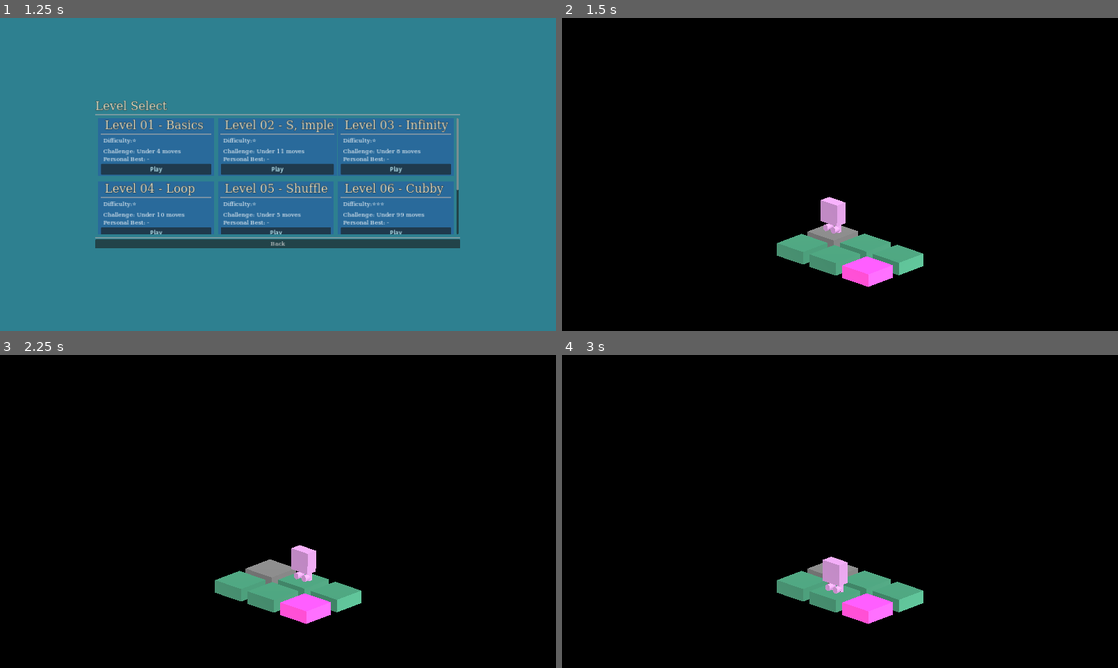
Above: before the commit, frames 1-4 (two rows, left to right).
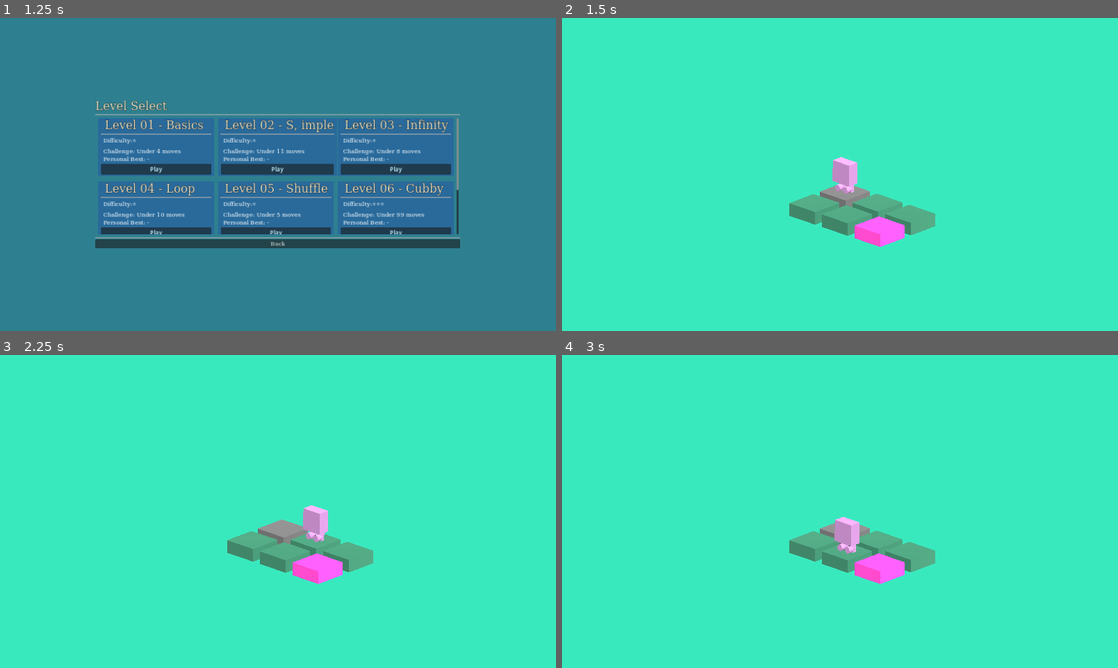
Above: after the commit, the same moments.

Repository: JakeDaSpud/triso
Game: Godot game, scene res://Scenes/Menus/Start_Menu.tscn
Two runs of this game, one before a commit and one after it. Both use one fixed random seed, a clock stepped at 60 frames per second and the inputs below.
Inputs:
- Up to frame 1 (1.25 s): click "Level Select" at 0.5 s
- Up to frame 2 (1.5 s): click "Play" at 1.25 s
- Up to frame 3 (2.25 s): tap Enter (ui_accept) at 2 s; hold D (Right) from 2.03 s (still down)
- Up to frame 4 (3 s): tap Enter (ui_accept) at 2.27, 2.75 s; release D (Right) at 2.78 s; hold S (Down) from 2.78 s (still down)

Frame 1 is identical in both runs. In frame 2, 100% of the frame differs, in the area x 0-100%, y 0-100%; in frame 3, 100%; in frame 4, 100%.

Commit message:
:bug: fixed random colours bug
:sparkles: added camera centering on level load

Diff:
--- a/Scenes/Levels/Dynamic_Level.tscn
+++ b/Scenes/Levels/Dynamic_Level.tscn
@@ -22,6 +22,7 @@
 
 [node name="Camera3D" type="Camera3D" parent="."]
 transform = Transform3D(0.73038, -0.25, 0.635646, 0.00623601, 0.933013, 0.359789, -0.683013, -0.258819, 0.683013, 8, 6, 8)
+visible = false
 projection = 1
 size = 14.0
 
--- a/Scripts/level_loader.gd
+++ b/Scripts/level_loader.gd
@@ -1,6 +1,8 @@
 extends Node3D
 
 var GAMEMANAGERS_TileSize : float = 2.0;
+@export var camera_x_offset : int = 8;
+@export var camera_z_offset : int = 8;
 
 # Create an array of arrays to store x and y positions of all tiles that players can access
 var Board : Array[Array];
@@ -62,7 +64,7 @@
 	if (GameManager.level_color == "Random"):
 		# Randomly select colour
 		randomize();
-		$WorldEnvironment.environment.background_color = GameManager.colors.keys().pick_random();
+		$WorldEnvironment.environment.background_color = GameManager.colors[GameManager.colors.keys().pick_random()];
 	else:
 		$WorldEnvironment.environment.background_color = GameManager.colors[GameManager.level_color];
 
@@ -74,6 +76,9 @@
 	Board.append([]);
 
 	load_level();
+
+	# Set Camera
+	_set_camera();
 
 	# Remove last empty row that is created because of level file structure
 	Board.remove_at(Board.size() - 1);
@@ -145,6 +150,7 @@
 			#print_debug("Going to next line!");
 			col = 0;
 			row += 1;
+			map_height = row;
 			# start new line in array
 			Board.append([]);
 
@@ -158,6 +164,7 @@
 		# Going right
 		else:
 			col += 1;
+			map_length = col;
 
 		_determine_tile_and_spawn(_current_tile, Vector3(col * GAMEMANAGERS_TileSize, 0, row * GAMEMANAGERS_TileSize));
 		if(_current_tile != "v\nv"):
@@ -239,6 +246,14 @@
 		Players.append(_tile);
 
 
+func _set_camera() -> void:
+
+	# Calculate centre of level
+	$Camera3D.position.x = map_length + camera_x_offset;
+	$Camera3D.position.z = map_height + camera_z_offset;
+
+	# Angle Camera correctly
+
 # Iterate all Players can check if they are all Winning
 func check_win() -> void:
 	var all_on_goal : bool = true;
